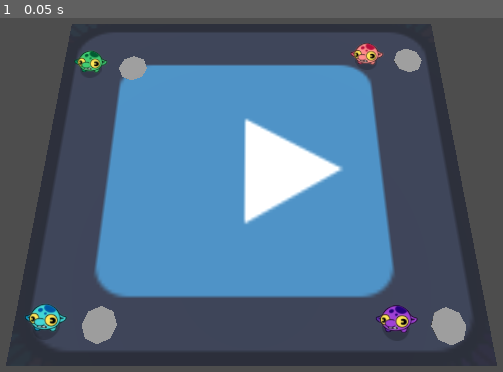
Above: before the commit, frame 1.
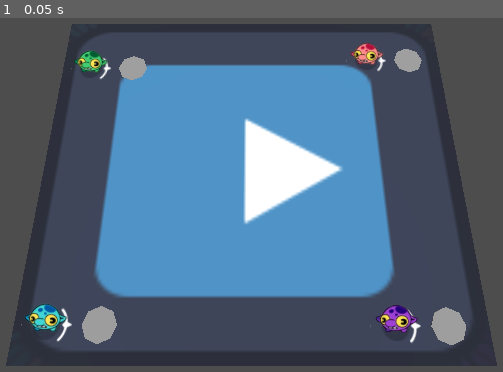
Above: after the commit, the same moment.

Repository: sarugami/FGJ24
Game: Godot game, scene res://game.tscn
Two runs of this game, one before a commit and one after it. Both use one fixed random seed, a clock stepped at 60 frames per second and the inputs below. The engine's default icon, where the game draws it, is replaced by a stand-in: a white triangle on a blue panel in a dark square.
Inputs:
- Up to frame 1 (0.05 s): no input

The runs differ from the first frame. In frame 1, 0.2% of the frame differs, in the area x 4-84%, y 11-92%.

Commit message:
Aim circle

Diff:
--- a/player.tscn
+++ b/player.tscn
@@ -1,8 +1,9 @@
-[gd_scene load_steps=6 format=3 uid="uid://dntbubkn7i4aa"]
+[gd_scene load_steps=7 format=3 uid="uid://dntbubkn7i4aa"]
 
 [ext_resource type="Script" path="res://player.gd" id="1_4qlm8"]
 [ext_resource type="PackedScene" uid="uid://o2fddfxi4xa1" path="res://sprites.tscn" id="2_47dxv"]
 [ext_resource type="Texture2D" uid="uid://ceprvc04wyh7y" path="res://Sprites/circle.png" id="2_p2rli"]
+[ext_resource type="Texture2D" uid="uid://cabdqofm2h8ii" path="res://Sprites/Char/Target_circle.png" id="4_jkx8y"]
 
 [sub_resource type="CapsuleShape3D" id="CapsuleShape3D_74j06"]
 height = 1.22353
@@ -35,6 +36,11 @@
 
 [node name="AttackArea" type="Node3D" parent="."]
 
+[node name="Sprite3D" type="Sprite3D" parent="AttackArea"]
+transform = Transform3D(0.275, 0, 0, 0, -1.20206e-08, 0.275, 0, -0.275, -1.20206e-08, 0, 0, 0)
+render_priority = 1
+texture = ExtResource("4_jkx8y")
+
 [node name="Marker3D" type="Marker3D" parent="AttackArea"]
 transform = Transform3D(1, 0, 0, 0, 1, 0, 0, 0, 1, 1.47733, 0.729305, 0)
 
Binary file added: Sprites/Char/Target_circle.png
Not shown, added: Sprites/Char/Target_circle.png.import
